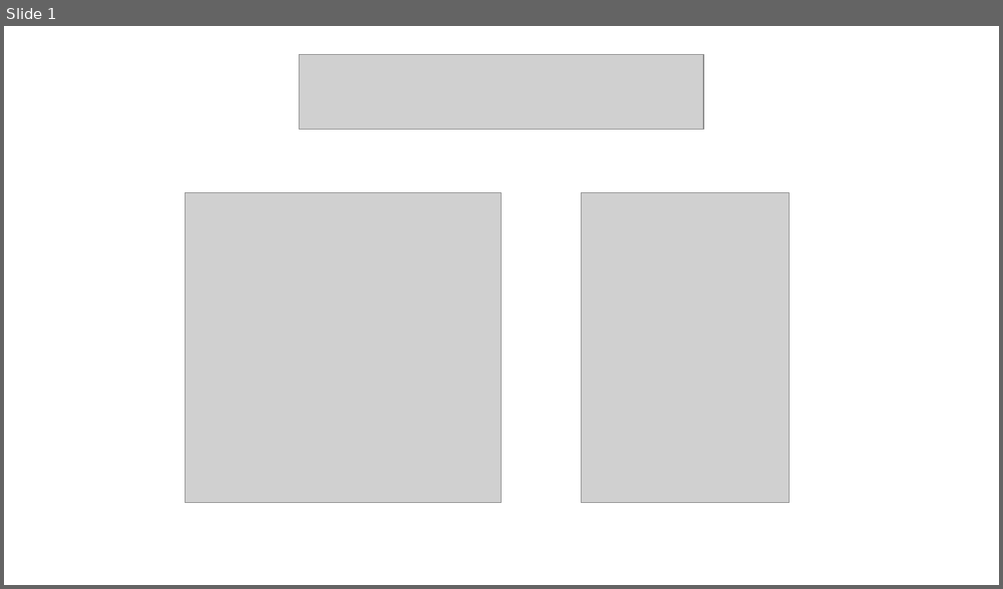
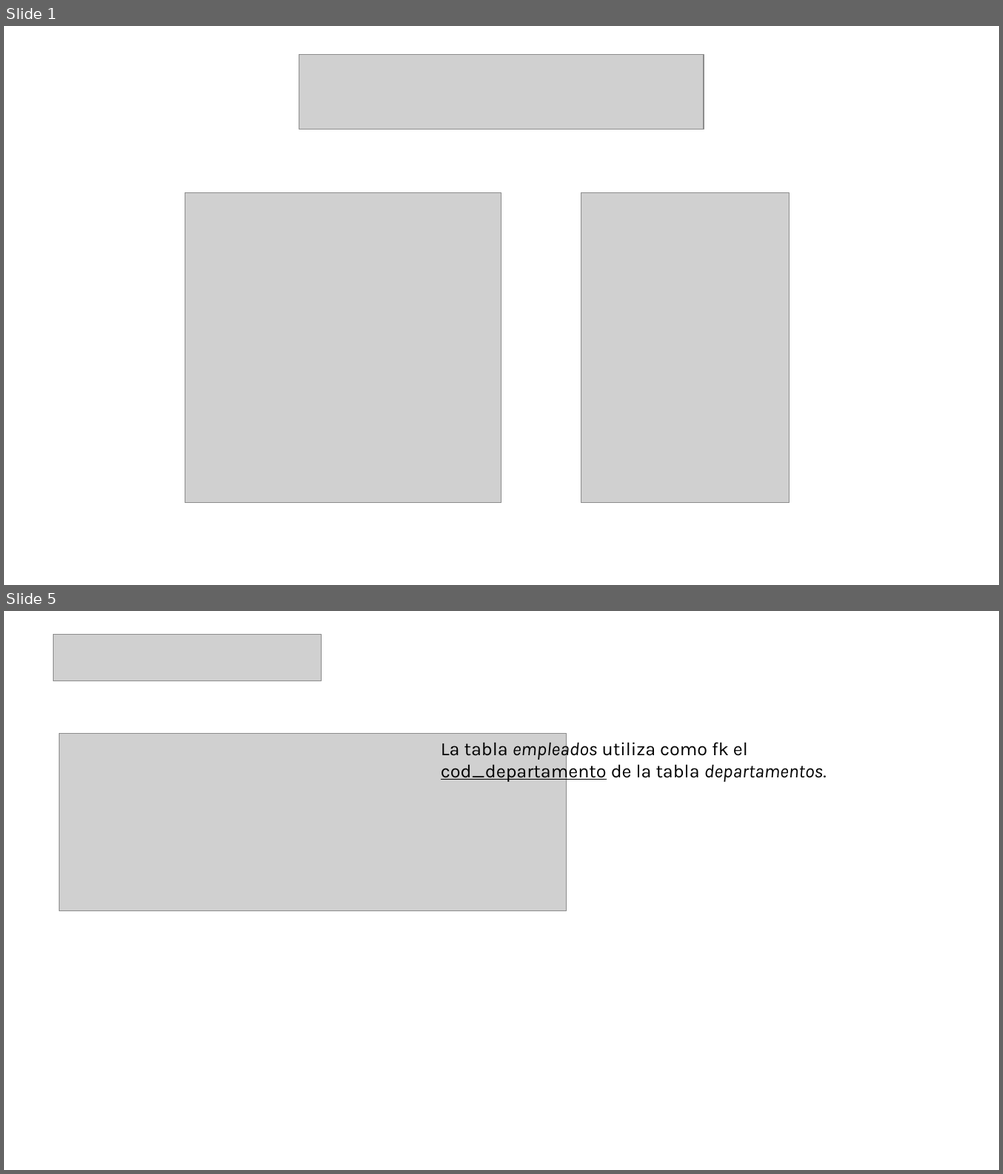
Before and after one commit to AchillesD9-Alex/-2024-Java-Angular-Bootcamp, a slide deck: [JAVA]/C3/TA14/ta14.pptx. Shown one above the other, each under a label of ours: slide 1 before the commit, slides 1 and 5 after it; the slides between them are not shown. The pictures are 1003x589 and 1003x1174 pixels, drawn with LibreOffice and Linux fonts; fonts in the diff are those of the drawing; grey boxes stand for pictures. Boxes give left, top, right and bottom in pixels: in the first picture for what was removed or moved away, otherwise in the second. Text is boxed around its words. In the diff, an @@ line names an element or a change of style, - is before the commit and + after.

```diff
--- a/[JAVA]/C3/TA14/ta14.pptx
+++ b/[JAVA]/C3/TA14/ta14.pptx
@@ slide 5 added at [4,611,999,1170], background #FFFFFF @@
@@ picture added at [54,634,321,681] @@
@@ picture added at [60,733,566,911] @@
@@ text added at [441,738,826,783], 18 pt, text #000000 @@
+La tabla empleados utiliza como fk el cod_departamento de la tabla departamentos.
```
Also in this commit, not shown: 11 other slides added, 8 slides removed, 1 other file.
